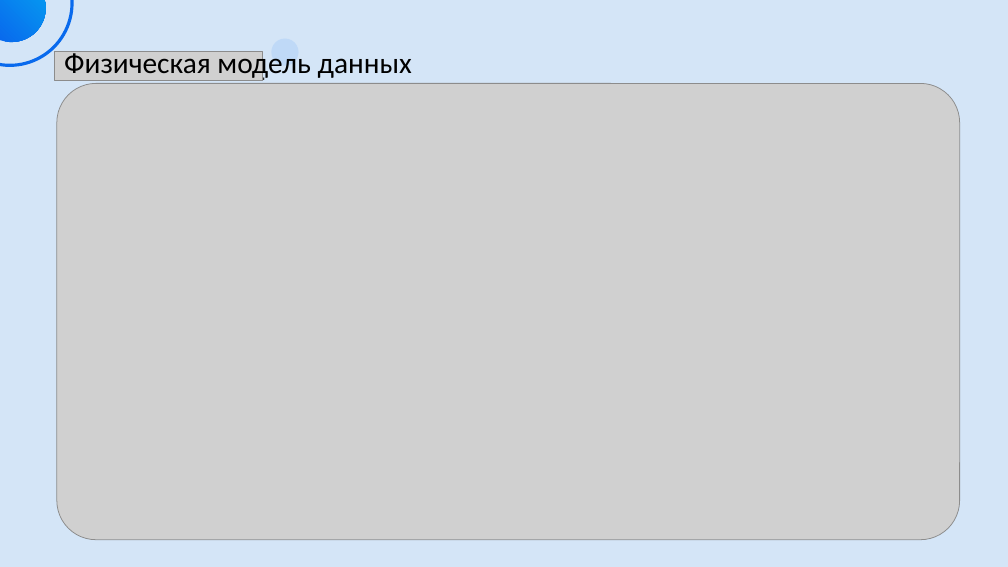
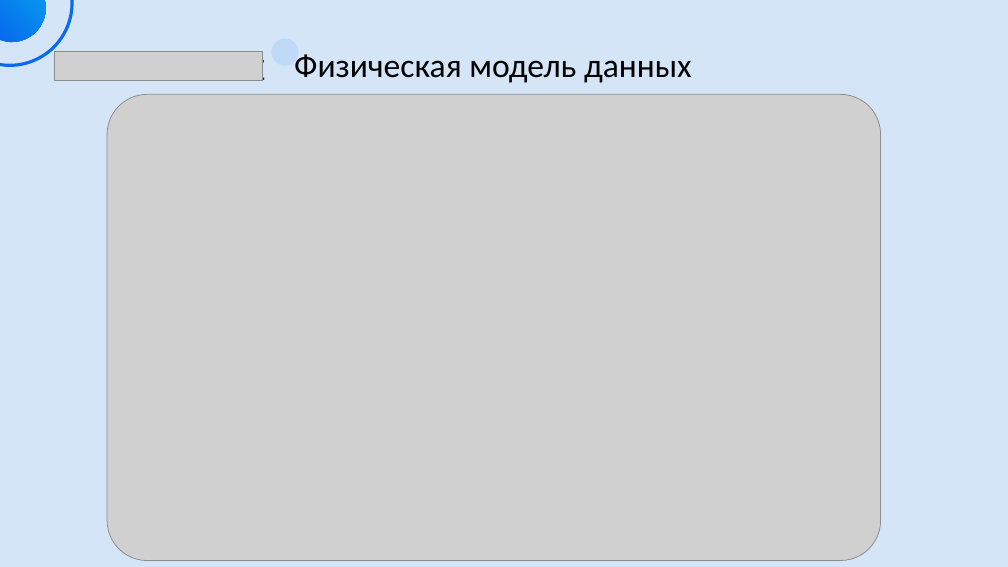
Before and after one commit to LINERs1/VKR, a slide deck: slide 22 of Абрамов ПИ-22-2.pptx (slide 18 before the commit). Drawn at 1008x567 pixels with LibreOffice and Linux fonts; fonts in the diff are those of the drawing; grey boxes stand for pictures. Boxes give left, top, right and bottom in pixels: in the first picture for what was removed or moved away, otherwise in the second. Text is boxed around its words. In the diff, an @@ line names an element or a change of style, - is before the commit and + after.

```diff
--- a/Абрамов ПИ-22-2.pptx
+++ b/Абрамов ПИ-22-2.pptx
@@ text "Физическая модель данных" at [294, 54, 692, 83]: size 28 to 32 pt; alignment left to centre @@
@@ picture at [107, 95, 881, 561]: rotation 90 to 0 degrees @@
```
Also in this commit, not shown: 9 other slides changed, 27 slides added, 15 slides removed, 15 other files.
